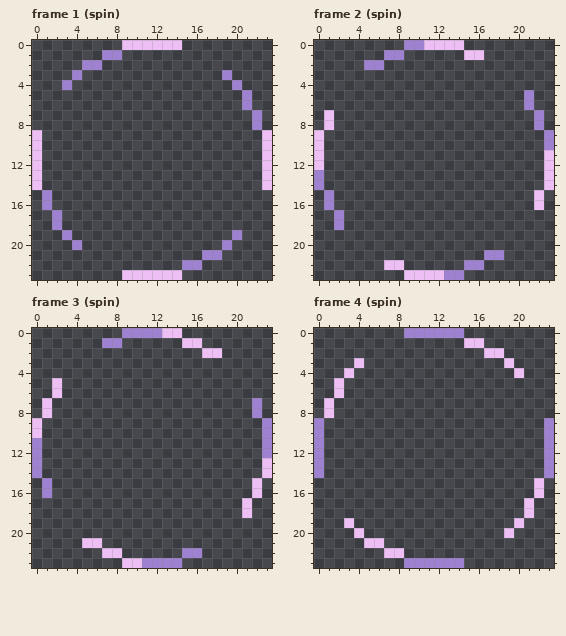
Edited in one commit: pixel-art file (assets/anim_quickstart/circle/circle.aseprite). That is the earlier state.
24x24 pixels, 9 frames. Shown: frame 1 (spin), frame 2 (spin), frame 3 (spin), frame 4 (spin). The commit also changed other frames, which this record leaves out.
The result:
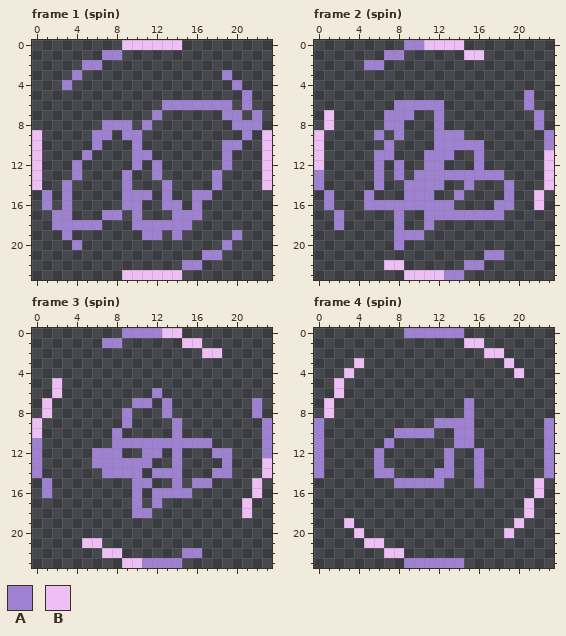
Palette (. is transparent): A #9e81d0  B #eebff5
From the commit log: slightly rethink internal layer pipeline in preparation for brightness
Difference:
layer "_brightness" added
Frame 1 (spin), layer "_brightness":
y 6: x 13..19 ....... -> AAAAAAA
y 7: x 12 . -> A; x 19..20 .. -> AA
y 8: x 7..9 ... -> AAA; x 11 . -> A; x 20..21 .. -> AA
y 9: x 6..7 .. -> AA; x 9..10 .. -> AA; x 21 . -> A
y 10: x 6 . -> A; x 10 . -> A; x 19..20 .. -> AA
y 11: x 5 . -> A; x 10..11 .. -> AA; x 19 . -> A
y 12: x 4 . -> A; x 10 . -> A; x 12 . -> A; x 19 . -> A
y 13: x 4 . -> A; x 9 . -> A; x 12 . -> A; x 18 . -> A
y 14: x 3 . -> A; x 9 . -> A; x 13 . -> A; x 18 . -> A
y 15: x 3 . -> A; x 9..11 ... -> AAA; x 13 . -> A; x 16..17 .. -> AA
y 16: x 3 . -> A; x 9..10 .. -> AA; x 13..14 .. -> AA; x 16 . -> A
y 17: x 3 . -> A; x 7..8 .. -> AA; x 10 . -> A; x 14..16 ... -> AAA
y 18: x 3..6 .... -> AAAA; x 10..15 ...... -> AAAAAA
y 19: x 11..12 .. -> AA; x 14 . -> A
Frame 2 (spin), layer "_brightness":
y 6: x 8..12 ..... -> AAAAA
y 7: x 7..9 ... -> AAA; x 12 . -> A
y 8: x 7..8 .. -> AA; x 12 . -> A
y 9: x 6 . -> A; x 8 . -> A; x 12..14 ... -> AAA
y 10: x 7 . -> A; x 12..16 ..... -> AAAAA
y 11: x 6..7 .. -> AA; x 11..13 ... -> AAA; x 16 . -> A
y 12: x 6 . -> A; x 8 . -> A; x 11..12 .. -> AA; x 16 . -> A
y 13: x 6 . -> A; x 8 . -> A; x 10..18 ......... -> AAAAAAAAA
y 14: x 6 . -> A; x 9..12 .... -> AAAA; x 15 . -> A; x 19 . -> A
y 15: x 5 . -> A; x 9..11 ... -> AAA; x 14 . -> A; x 19 . -> A
y 16: x 5..13 ......... -> AAAAAAAAA; x 18..19 .. -> AA
y 17: x 8 . -> A; x 11..18 ........ -> AAAAAAAA
y 18: x 8 . -> A; x 11 . -> A
y 19: x 8..10 ... -> AAA
y 20: x 8 . -> A
Frame 3 (spin), layer "_brightness":
y 6: x 12 . -> A
y 7: x 10..11 .. -> AA; x 13 . -> A
y 8: x 9 . -> A; x 13 . -> A
y 9: x 9 . -> A; x 14 . -> A
y 10: x 8 . -> A; x 14 . -> A
y 11: x 8..17 .......... -> AAAAAAAAAA
y 12: x 6..8 ... -> AAA; x 11..12 .. -> AA; x 14 . -> A; x 18..19 .. -> AA
y 13: x 6..11 ...... -> AAAAAA; x 14 . -> A; x 19 . -> A
y 14: x 7..10 .... -> AAAA; x 12..14 ... -> AAA; x 18..19 .. -> AA
y 15: x 10..11 .. -> AA; x 14 . -> A; x 16..17 .. -> AA
y 16: x 10 . -> A; x 12..15 .... -> AAAA
y 17: x 10 . -> A; x 12 . -> A
y 18: x 10..11 .. -> AA
Frame 4 (spin), layer "_brightness":
y 7..8: x 15 . -> A
y 9: x 12..15 .... -> AAAA
y 10: x 8..11 .... -> AAAA; x 14..15 .. -> AA
y 11: x 7 . -> A; x 14..15 .. -> AA
y 12..13: x 6 . -> A; x 13 . -> A; x 16 . -> A
y 14: x 6..7 .. -> AA; x 12..13 .. -> AA; x 16 . -> A
y 15: x 8..12 ..... -> AAAAA; x 16 . -> A
Pixel boxes of the changes (left, top, right, bottom) in both pictures:
added: (62, 100, 252, 240)
added: (364, 100, 514, 250)
added: (92, 388, 232, 518)
added: (374, 398, 484, 488)
